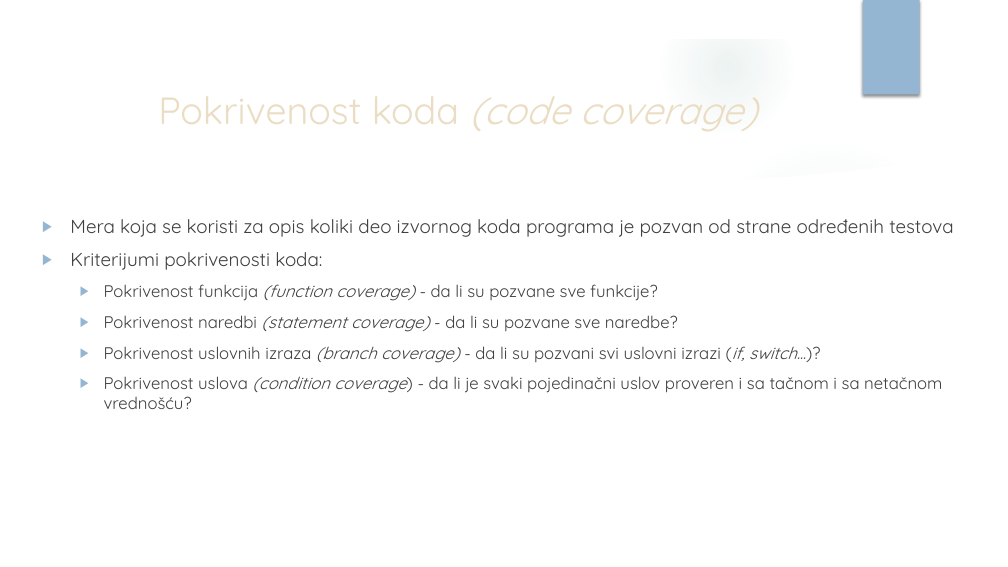
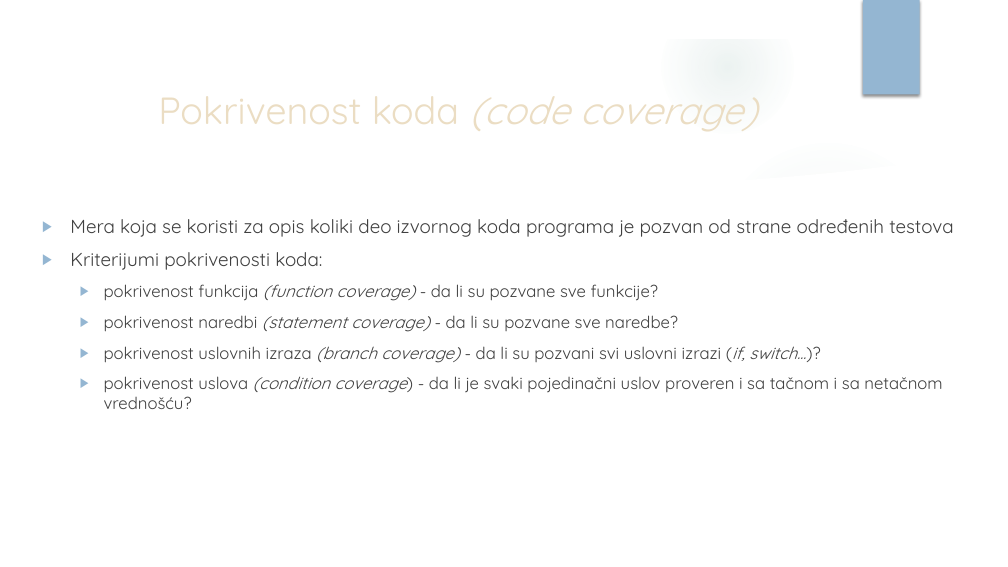
Before and after one commit to vhristov97/Prezentacija, a slide deck: slide 3 of UnitTestingFrameworks_VH_JN.pptx. Drawn at 1008x567 pixels with LibreOffice and Linux fonts; fonts in the diff are those of the drawing; background and template pictures are left out. Boxes give left, top, right and bottom in pixels: in the first picture for what was removed or moved away, otherwise in the second. Text is boxed around its words. In the diff, an @@ line names an element or a change of style, - is before the commit and + after.

```diff
--- a/UnitTestingFrameworks_VH_JN.pptx
+++ b/UnitTestingFrameworks_VH_JN.pptx
@@ text at (x1=104, y1=284, x2=942, y2=409): text changed @@
-  ▶ Pokrivenost funkcija (function coverage) - da li su pozvane sve funkcije?
-  ▶ Pokrivenost naredbi (statement coverage) - da li su pozvane sve naredbe?
-  ▶ Pokrivenost uslovnih izraza (branch coverage) - da li su pozvani svi uslovni izrazi (if, switch...)?
-  ▶ Pokrivenost uslova (condition coverage) - da li je svaki pojedinačni uslov proveren i sa tačnom i sa netačnom vrednošću?
+  ▶ pokrivenost funkcija (function coverage) - da li su pozvane sve funkcije?
+  ▶ pokrivenost naredbi (statement coverage) - da li su pozvane sve naredbe?
+  ▶ pokrivenost uslovnih izraza (branch coverage) - da li su pozvani svi uslovni izrazi (if, switch...)?
+  ▶ pokrivenost uslova (condition coverage) - da li je svaki pojedinačni uslov proveren i sa tačnom i sa netačnom vrednošću?
```
Also in this commit, not shown: 4 other slides changed, 7 slides added.
